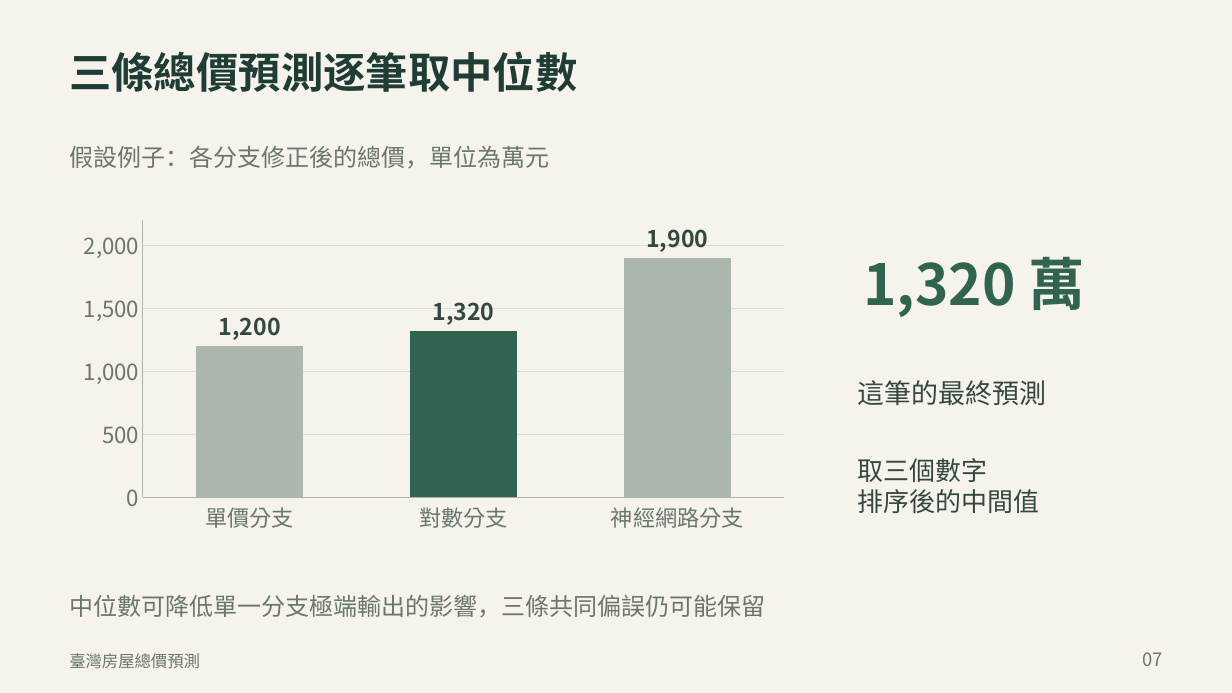
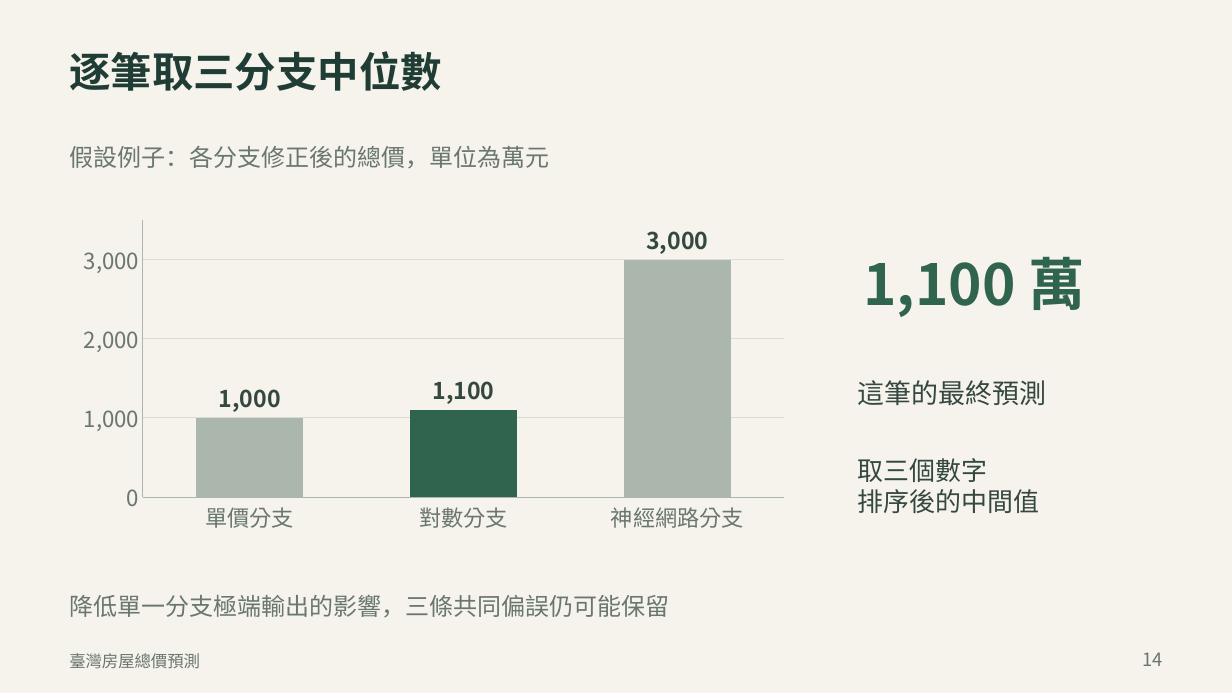
Before and after one commit to ziyi930108/nycu-house-price-regression, a slide deck: slide 14 of presentation/臺灣房價預測_正式報告_v22.pptx (slide 7 before the commit). Drawn at 1232x693 pixels with LibreOffice and Linux fonts; fonts in the diff are those of the drawing. Boxes give left, top, right and bottom in pixels: in the first picture for what was removed or moved away, otherwise in the second. Text is boxed around its words. In the diff, an @@ line names an element or a change of style, - is before the commit and + after.

```diff
--- a/presentation/臺灣房價預測_正式報告_v22.pptx
+++ b/presentation/臺灣房價預測_正式報告_v22.pptx
@@ text at [69, 51, 442, 91]: text changed; size 33 to 32.2 pt @@
-三條總價預測逐筆取中位數
+逐筆取三分支中位數
@@ column chart at [69, 213, 799, 540] @@
@@ Series 1, 單價分支: 1200 to 1000 @@
@@ Series 1, 對數分支: 1320 to 1100 @@
@@ Series 1, 神經網路分支: 1900 to 3000 @@
@@ value axis changed @@
@@ text at [863, 257, 1086, 317]: text changed @@
-1,320 萬
+1,100 萬
@@ text at [69, 594, 669, 617]: text changed @@
-中位數可降低單一分支極端輸出的影響，三條共同偏誤仍可能保留
+降低單一分支極端輸出的影響，三條共同偏誤仍可能保留
@@ text at [1142, 652, 1162, 666]: text changed @@
-07
+14
```
Also in this commit, not shown: 9 other slides changed, 12 slides added, 5 slides removed, 18 other files.
